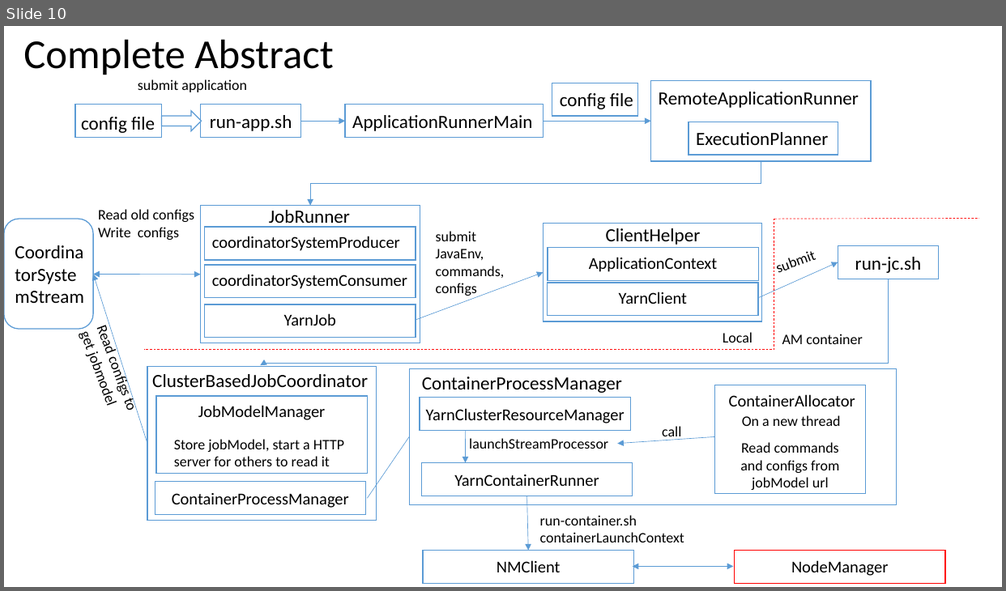
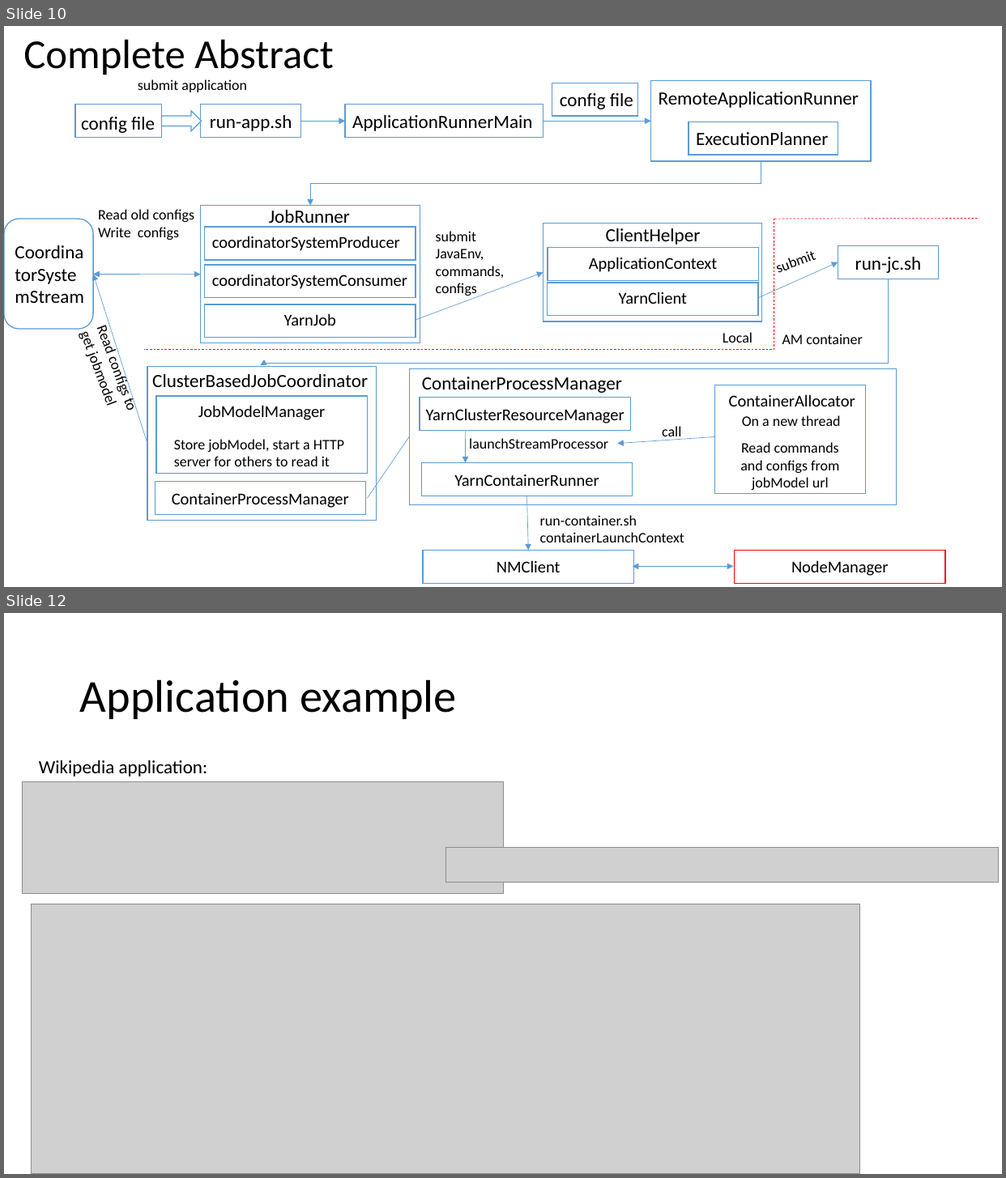
Before and after one commit to Swrrt/Samza-Documents, a slide deck: Documentation/SamzaStructure.pptx. Shown one above the other, each under a label of ours: slide 10 before the commit, slides 10 and 12 after it; the slides between them are not shown. The pictures are 1006x591 and 1006x1178 pixels, drawn with LibreOffice and Linux fonts; fonts in the diff are those of the drawing; grey boxes stand for pictures. Boxes give left, top, right and bottom in pixels: in the first picture for what was removed or moved away, otherwise in the second. Text is boxed around its words. In the diff, an @@ line names an element or a change of style, - is before the commit and + after.

```diff
--- a/Documentation/SamzaStructure.pptx
+++ b/Documentation/SamzaStructure.pptx
@@ slide 12 added at box(4, 613, 1002, 1174), background #FFFFFF @@
@@ title added at box(80, 679, 456, 719), 44 pt, text #000000 @@
+Application example
@@ picture added at box(22, 781, 503, 894) @@
@@ text added at box(39, 760, 208, 777), 18 pt, text #000000 @@
+Wikipedia application:
@@ picture added at box(445, 848, 999, 883) @@
@@ picture added at box(32, 905, 860, 1174) @@
```
Also in this commit, not shown: 1 slide changed, 12 other slides added.
